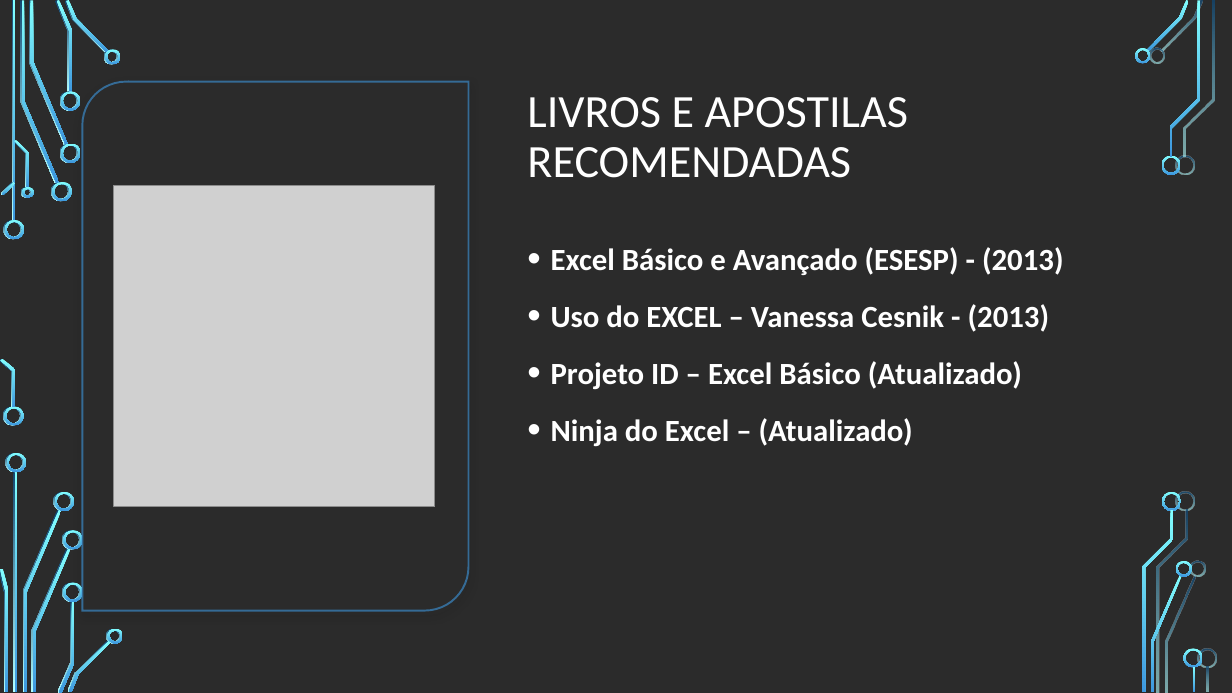
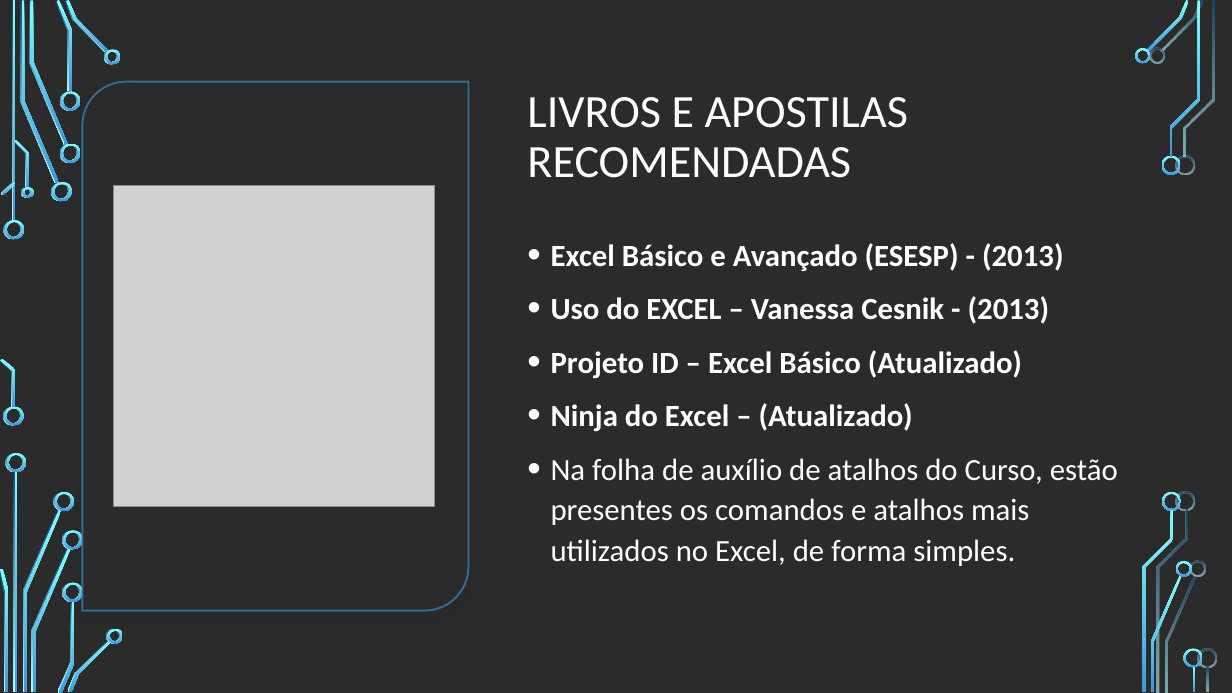
Before and after one commit to VitorKaviski/Curso_Kaviski_Excel_Basico_ao_Avancado, a slide deck: slide 11 of Curso Excel/Intermediário/Aula 1/Aula 1 - Excel/Curso Excel - Intermediário.pptx. Drawn at 1232x693 pixels with LibreOffice and Linux fonts; fonts in the diff are those of the drawing; grey boxes stand for pictures; background and template pictures are left out; a plain dark background stands for a picture behind light text. Boxes give left, top, right and bottom in pixels: in the first picture for what was removed or moved away, otherwise in the second. Text is boxed around its words. In the diff, an @@ line names an element or a change of style, - is before the commit and + after.

```diff
--- a/Curso Excel/Intermediário/Aula 1/Aula 1 - Excel/Curso Excel - Intermediário.pptx
+++ b/Curso Excel/Intermediário/Aula 1/Aula 1 - Excel/Curso Excel - Intermediário.pptx
@@ text at (551, 243, 1064, 431): line spacing 1.2 to 1.1 @@
@@ text at (551, 458, 1118, 566): paragraph added @@
+• Na folha de auxílio de atalhos do Curso, estão presentes os comandos e atalhos mais utilizados no Excel, de forma simples.
```
Also in this commit, not shown: 5 other slides changed, 18 slides added, 6 slides removed.
